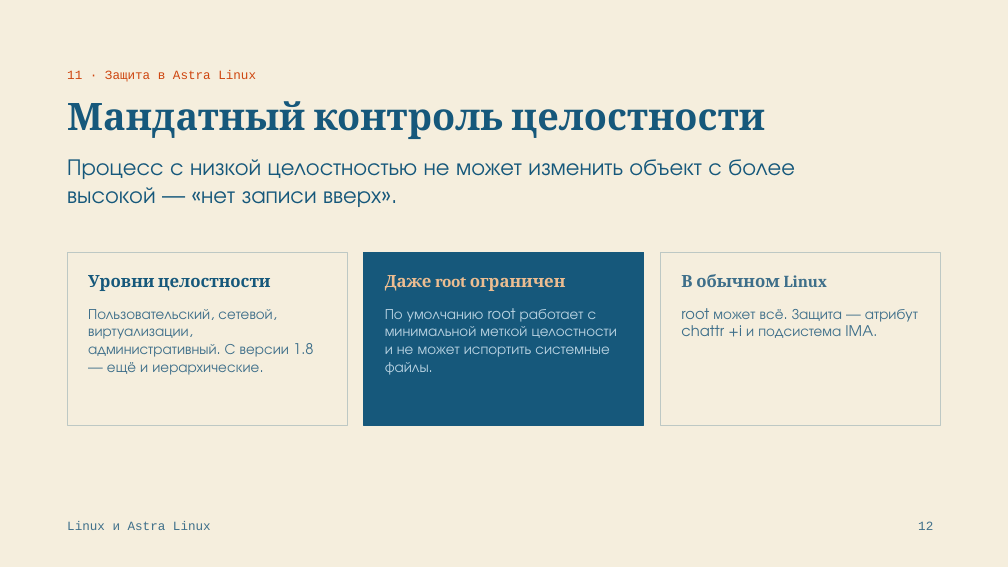
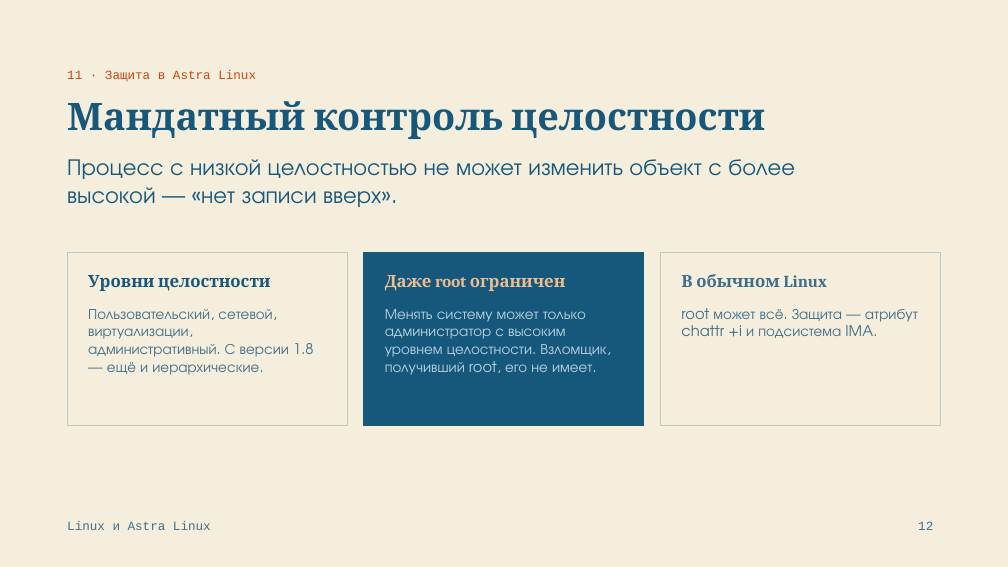
Before and after one commit to bytiki/gazyava, a slide deck: slide 12 of linux-vs-astra-linux-fs.pptx. Drawn at 1008x567 pixels with LibreOffice and Linux fonts; fonts in the diff are those of the drawing. Boxes give left, top, right and bottom in pixels: in the first picture for what was removed or moved away, otherwise in the second. Text is boxed around its words. In the diff, an @@ line names an element or a change of style, - is before the commit and + after.

```diff
--- a/linux-vs-astra-linux-fs.pptx
+++ b/linux-vs-astra-linux-fs.pptx
@@ text at (x1=385, y1=309, x2=606, y2=375): text changed @@
-По умолчанию root работает с минимальной меткой целостности и не может испортить системные файлы.
+Менять систему может только администратор с высоким уровнем целостности. Взломщик, получивший root, его не имеет.
```
Also in this commit, not shown: 2 other slides changed.
